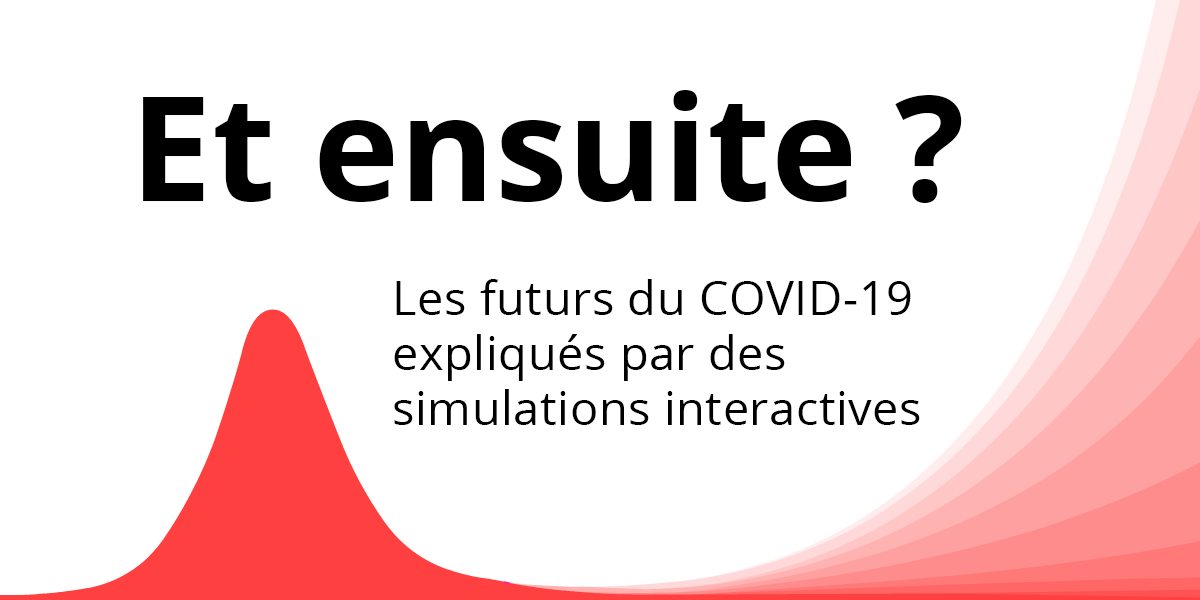
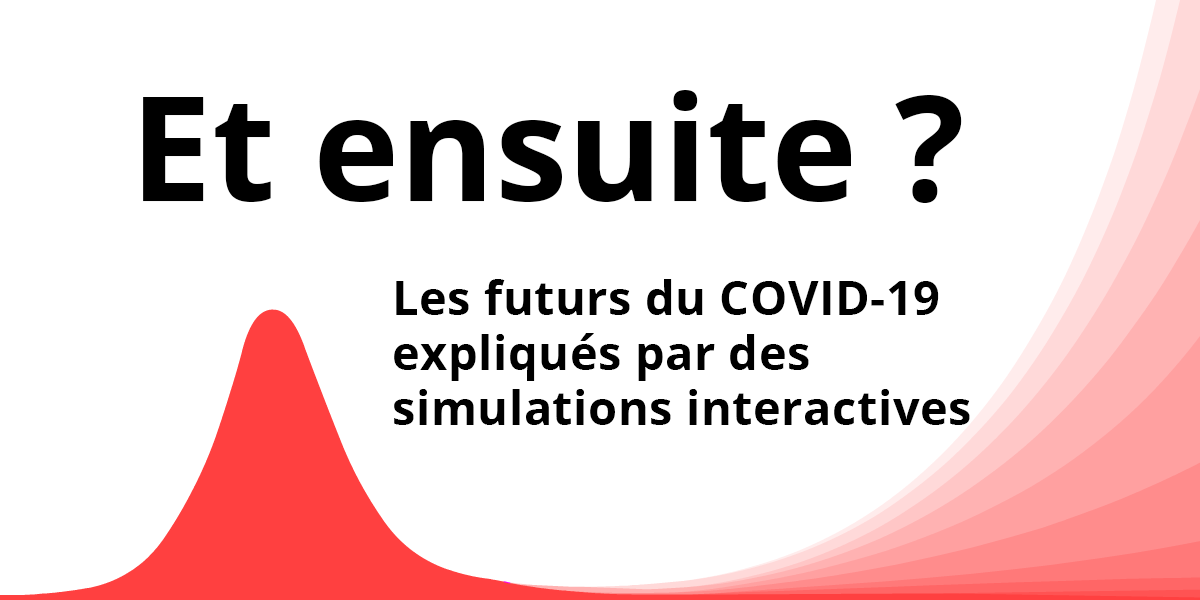
Layers edited between the first and the second 1200 x 600 image:
painted on "Les futurs du COVID-19 expliqués par des simulations interactiv" over [left=394, top=279, right=970, bottom=425]
